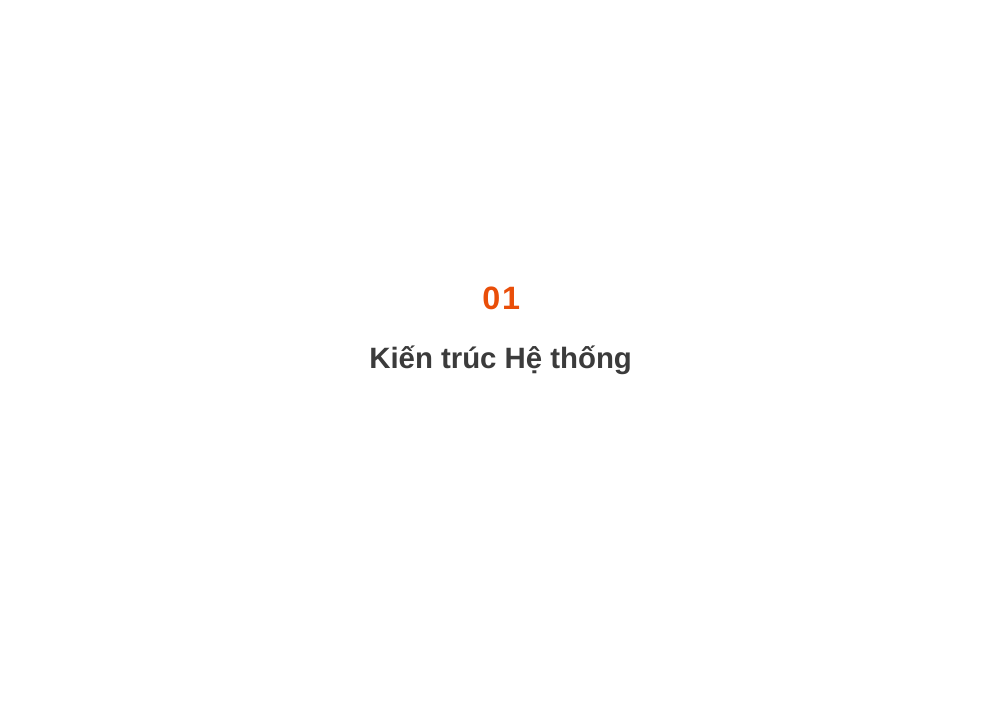
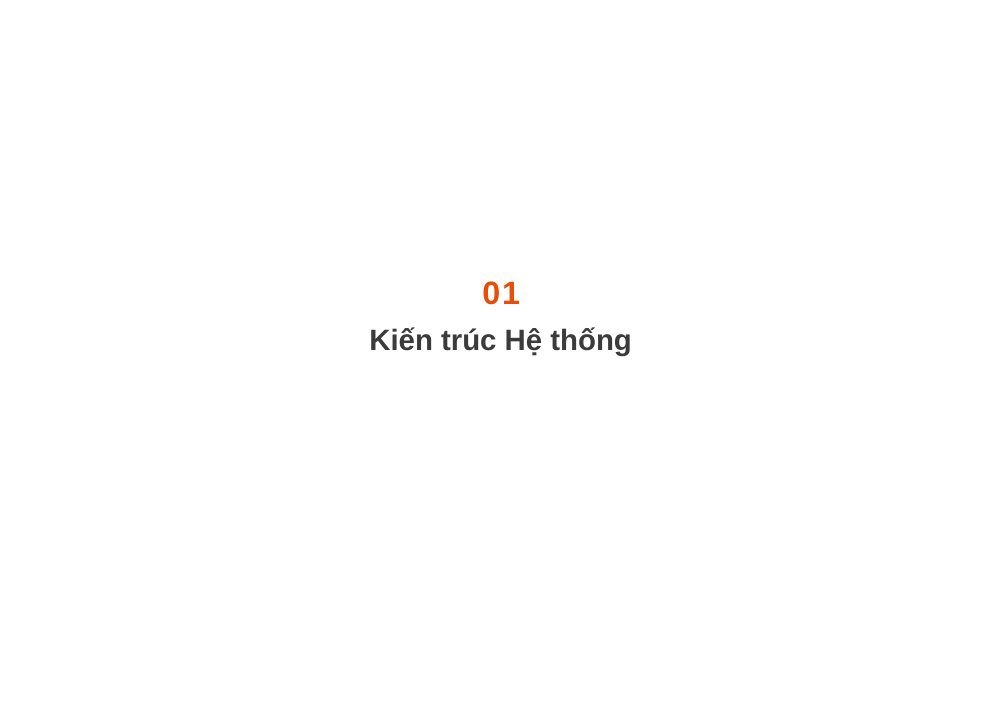
Before and after one commit to locskeleton/quorum_research, a slide deck: slide 2 of documents/ABS Architechture.pptx. Drawn at 1008x713 pixels with LibreOffice and Linux fonts; fonts in the diff are those of the drawing. Boxes give left, top, right and bottom in pixels: in the first picture for what was removed or moved away, otherwise in the second. Text is boxed around its words. In the diff, an @@ line names an element or a change of style, - is before the commit and + after.

```diff
--- a/documents/ABS Architechture.pptx
+++ b/documents/ABS Architechture.pptx
@@ text "01": place and size @@
-text "01" at [482,286,520,310]
+text "01" at [482,281,520,305]
@@ text "Kiến trúc Hệ thống": place and size @@
-text "Kiến trúc Hệ thống" at [369,345,632,374]
+text "Kiến trúc Hệ thống" at [369,327,632,356]
```
Also in this commit, not shown: 4 other slides changed, 1 slide removed.
